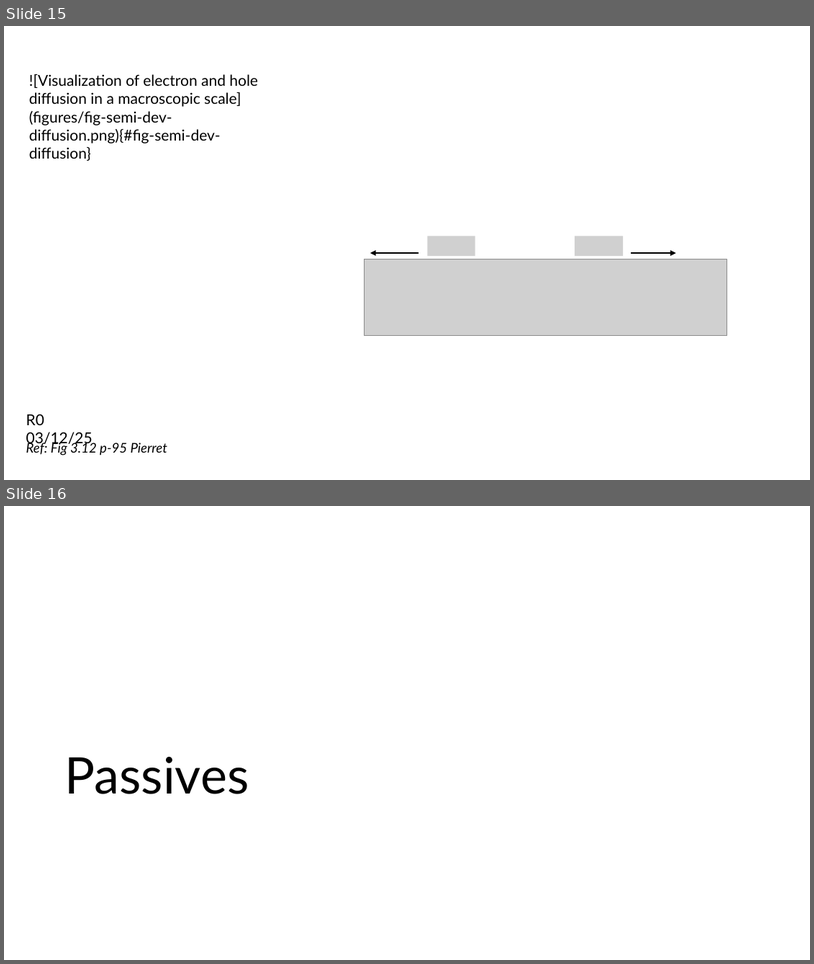
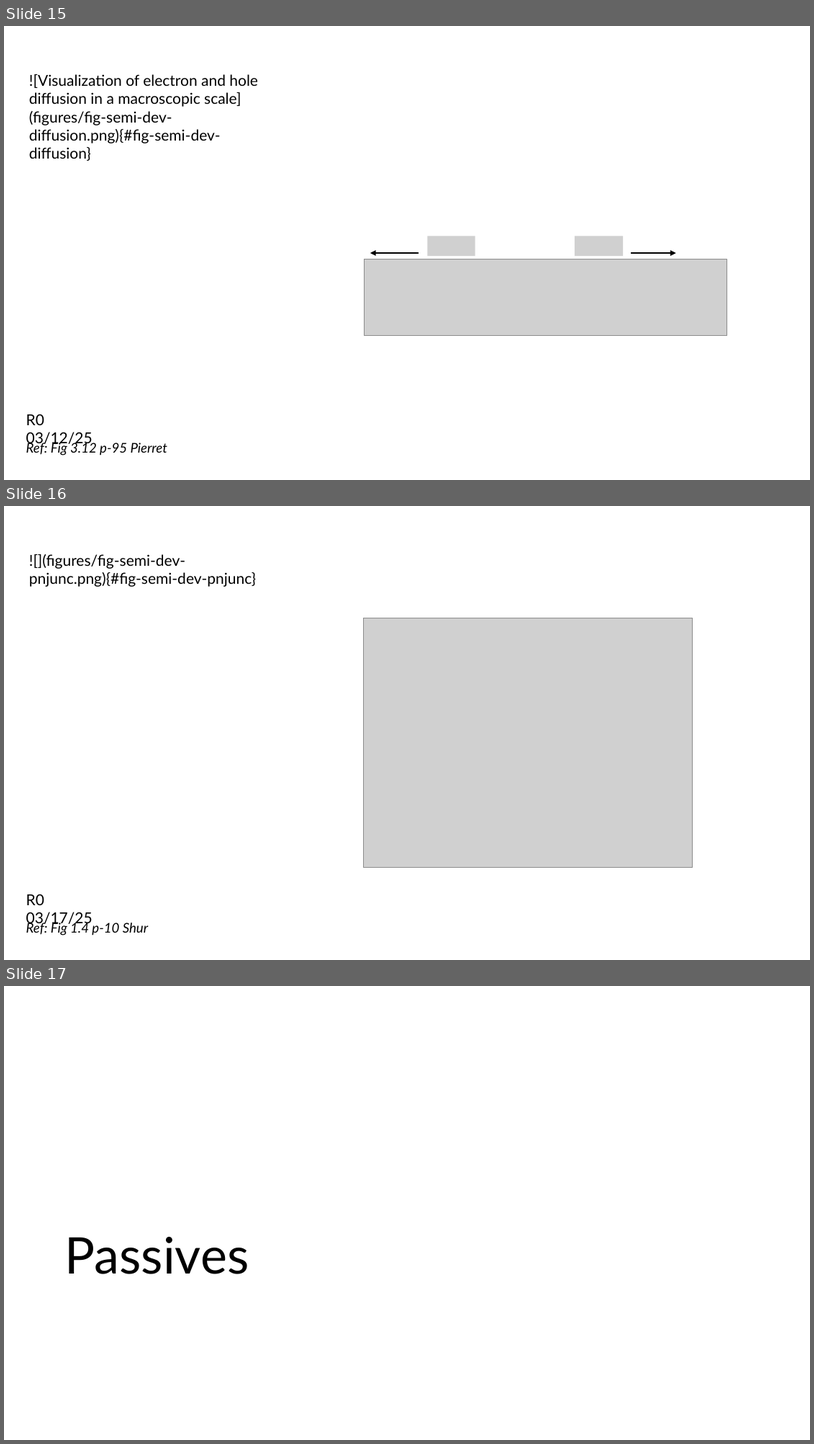
Before and after one commit to mixignal-press/ebook-ice1, a slide deck: figures/fig.pptx. Shown one above the other, each under a label of ours: slides 15 and 16 before the commit, slides 15, 16 and 17 after it. The pictures are 814x964 and 814x1444 pixels, drawn with LibreOffice and Linux fonts; fonts in the diff are those of the drawing; grey boxes stand for pictures. Boxes give left, top, right and bottom in pixels: in the first picture for what was removed or moved away, otherwise in the second. Text is boxed around its words. In the diff, an @@ line names an element or a change of style, - is before the commit and + after.

```diff
--- a/figures/fig.pptx
+++ b/figures/fig.pptx
@@ slide 16 added at <box>4,506,810,960</box>, background #FFFFFF @@
@@ text added at <box>29,554,256,587</box>, 18 pt, text #000000 @@
+![](figures/fig-semi-dev-pnjunc.png){#fig-semi-dev-pnjunc}
@@ picture added at <box>363,618,693,867</box> @@
@@ text added at <box>26,893,93,926</box>, 18 pt, text #000000 @@
+R0 03/17/25
@@ text added at <box>26,921,148,935</box>, 16 pt, text #000000, italic @@
+Ref: Fig 1.4 p-10 Shur
@@ what was slide 16 is now slide 17 @@
```
Also in this commit, not shown: 2 other files.
